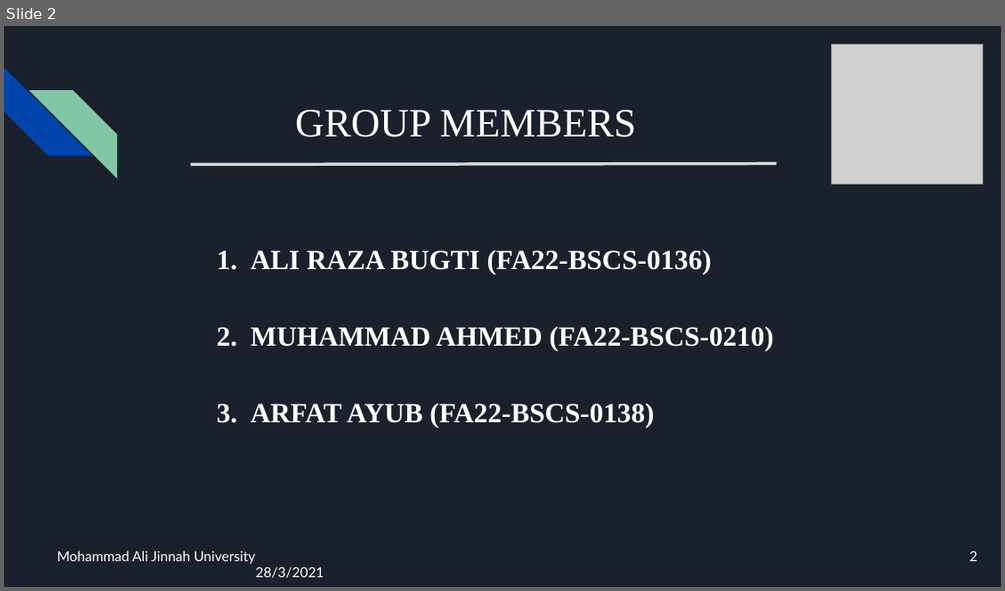
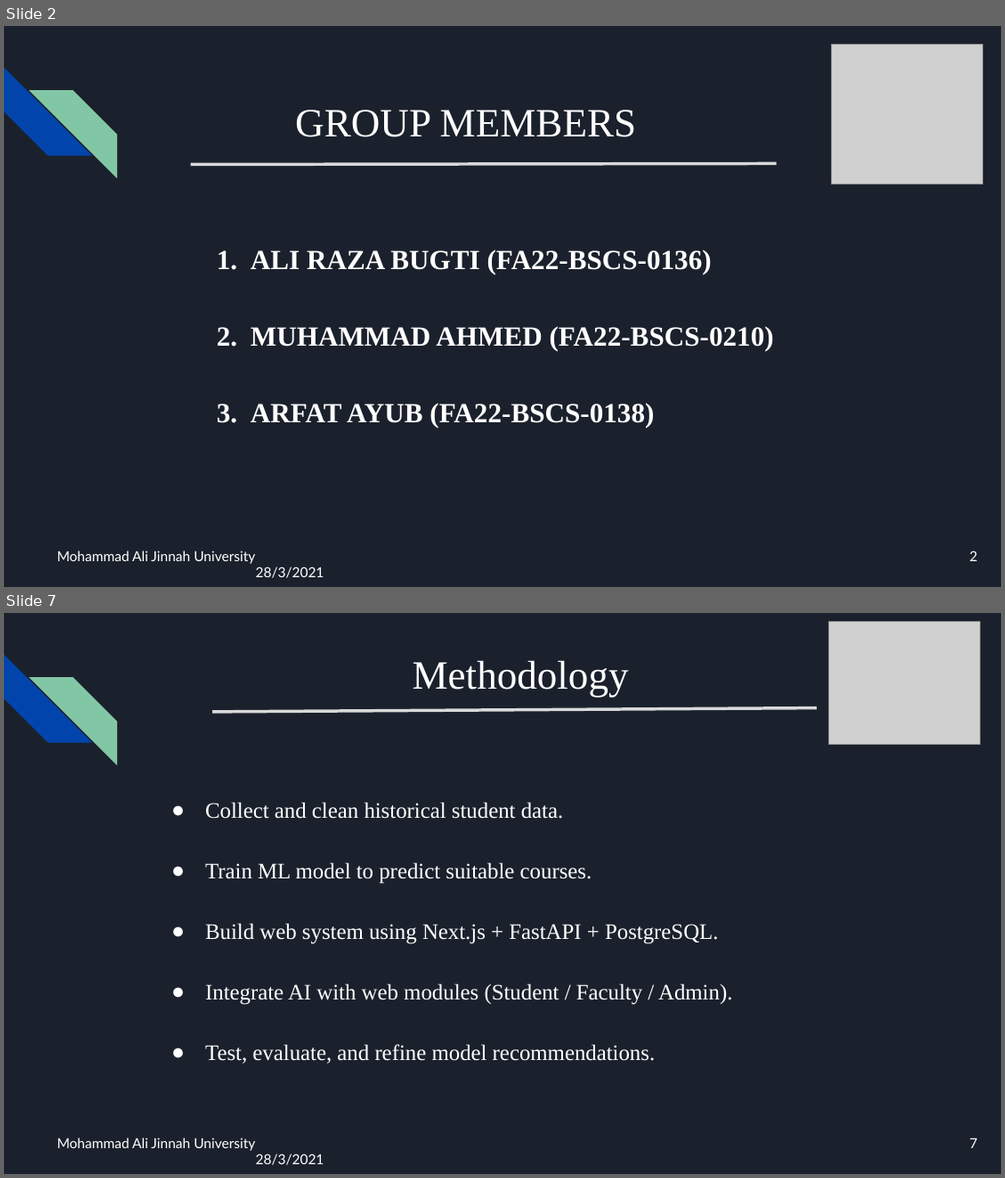
Before and after one commit to Ali-Razaaaaa/ADVISIFY-FYP, a slide deck: advisify (1).pptx. Shown one above the other, each under a label of ours: slide 2 before the commit, slides 2 and 7 after it; the slides between them are not shown. The pictures are 1005x591 and 1005x1178 pixels, drawn with LibreOffice and Linux fonts; fonts in the diff are those of the drawing; grey boxes stand for pictures. Boxes give left, top, right and bottom in pixels: in the first picture for what was removed or moved away, otherwise in the second. Text is boxed around its words. In the diff, an @@ line names an element or a change of style, - is before the commit and + after.

```diff
--- a/advisify (1).pptx
+++ b/advisify (1).pptx
@@ slide 7 added at (4, 613, 1001, 1174), background #1B212C; not listed: 3 template elements that a slide beside it also shows @@
@@ picture added at (828, 621, 979, 744) @@
@@ title added at (413, 660, 629, 697), 29 pt, text #FFFFFF @@
+Methodology
@@ line added from (212, 712) to (817, 707), #D9D9D9 2.25 pt @@
@@ text added at (205, 802, 732, 1063), 16 pt, text #FFFFFF @@
+● Collect and clean historical student data.
+● Train ML model to predict suitable courses.
+● Build web system using Next.js + FastAPI + PostgreSQL.
+● Integrate AI with web modules (Student / Faculty / Admin).
+● Test, evaluate, and refine model recommendations.
@@ page number added at (970, 1138, 978, 1148), 10 pt, text #FFFFFF @@
+7
```
Also in this commit, not shown: 7 slides changed, 7 other files.
